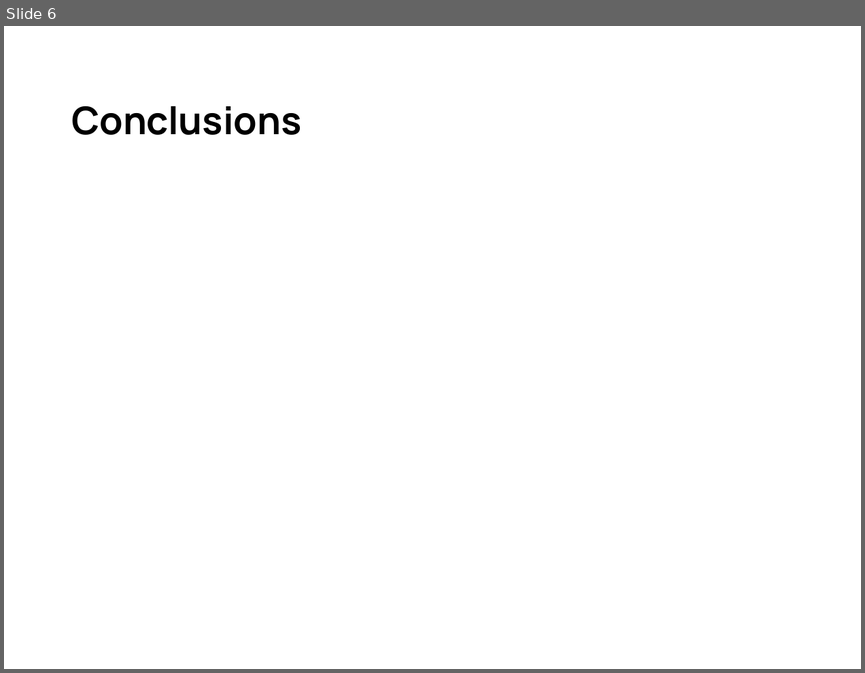
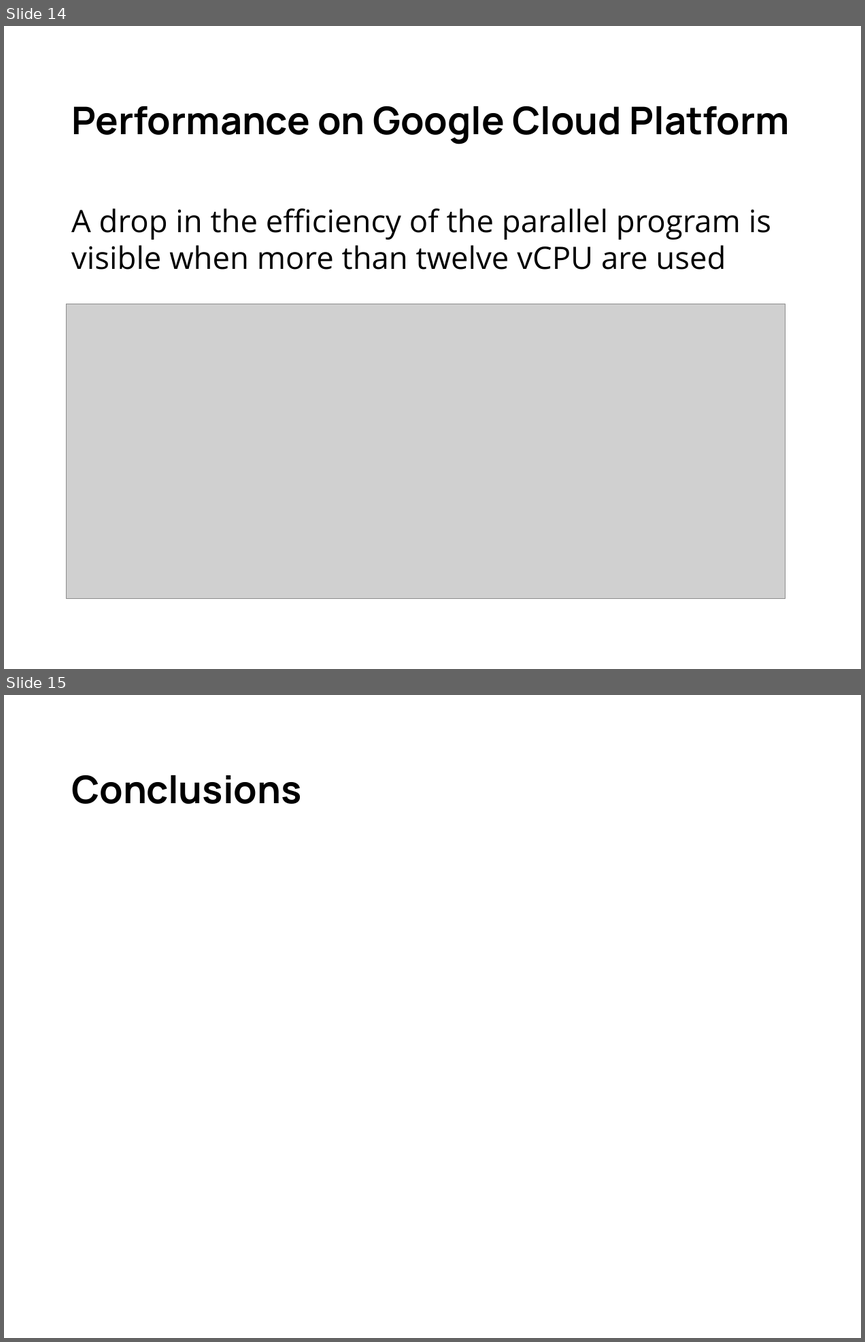
Before and after one commit to gabrielemirando/image-segmentation, a slide deck: docs/pres.pptx. Shown one above the other, each under a label of ours: slide 6 before the commit, slides 14 and 15 after it. The pictures are 865x673 and 865x1342 pixels, drawn with LibreOffice and Linux fonts; fonts in the diff are those of the drawing; grey boxes stand for pictures. Boxes give left, top, right and bottom in pixels: in the first picture for what was removed or moved away, otherwise in the second. Text is boxed around its words. In the diff, an @@ line names an element or a change of style, - is before the commit and + after.

```diff
--- a/docs/pres.pptx
+++ b/docs/pres.pptx
@@ slide 14 added at box(4, 26, 861, 669), background #FFFFFF @@
@@ title added at box(71, 106, 789, 144), 32 pt, text #000000, bold @@
+Performance on Google Cloud Platform
@@ text added at box(71, 208, 771, 269), 26 pt, text #000000 @@
+A drop in the efficiency of the parallel program is visible when more than twelve vCPU are used
@@ picture added at box(67, 303, 785, 599) @@
@@ what was slide 6 is now slide 15 @@
```
Also in this commit, not shown: 3 slides changed, 9 other slides added, 1 slide removed, 2 other files.
